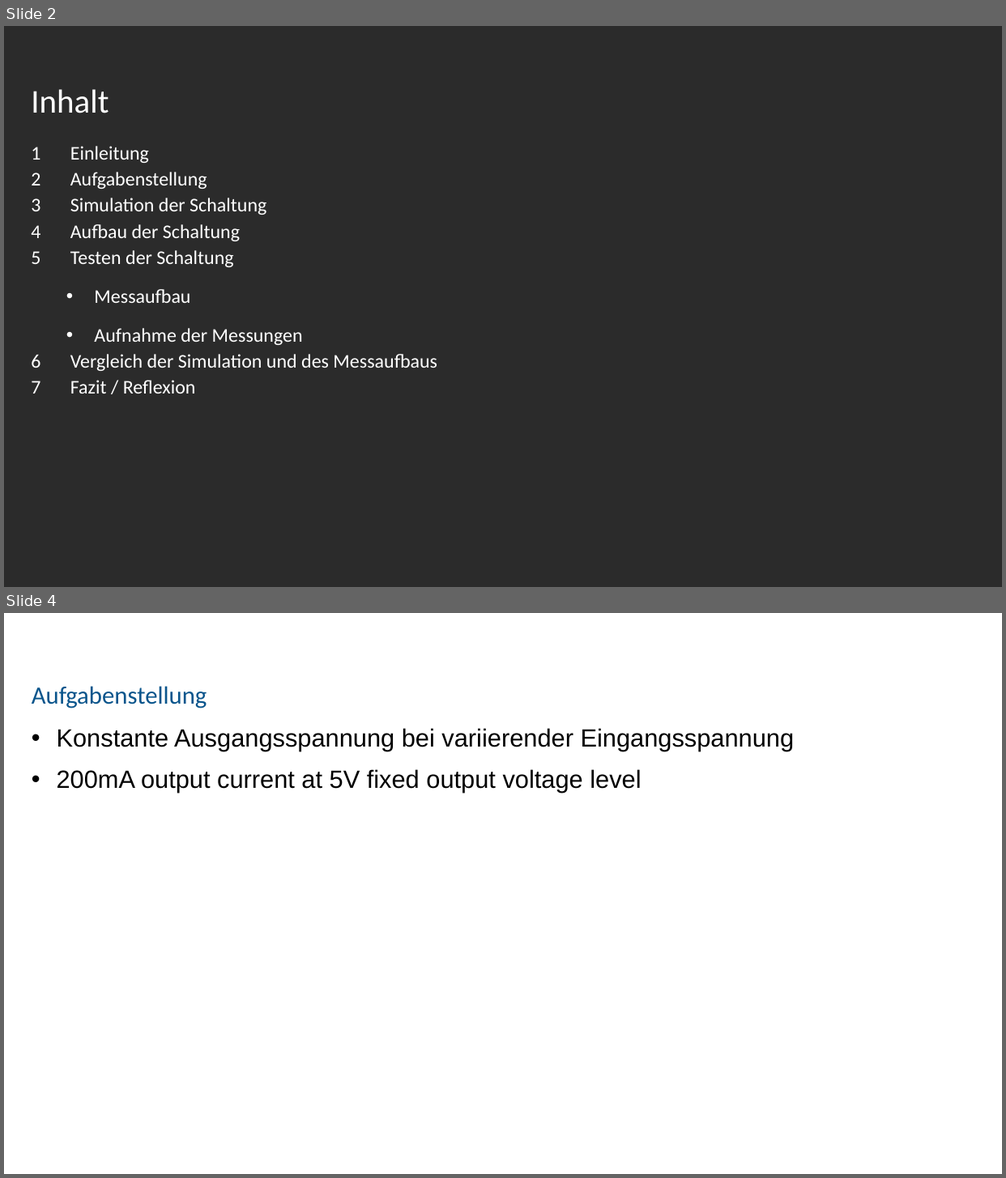
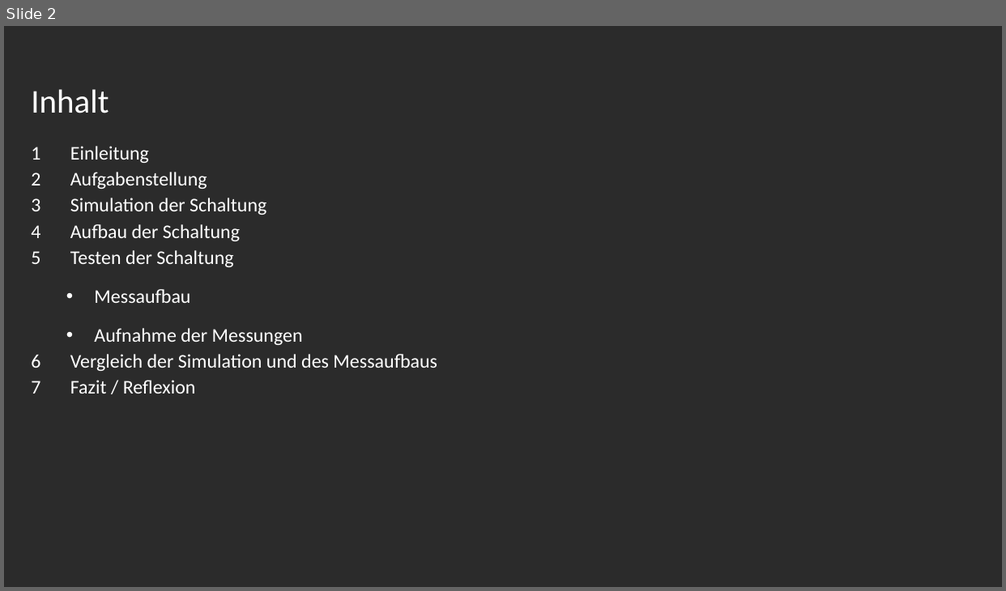
Before and after one commit to mimeiners/ASLK_PRO, a slide deck: docs/img/Experiment_11/Präsentation_ANS_LDO.pptx. Shown one above the other, each under a label of ours: slides 2 and 4 before the commit, slide 2 after it; the slides between them are not shown. The pictures are 1006x1178 and 1006x591 pixels, drawn with LibreOffice and Linux fonts; fonts in the diff are those of the drawing; background and template pictures are left out; a plain dark background stands for a picture behind light text. Boxes give left, top, right and bottom in pixels: in the first picture for what was removed or moved away, otherwise in the second. Text is boxed around its words. In the diff, an @@ line names an element or a change of style, - is before the commit and + after.

```diff
--- a/docs/img/Experiment_11/Präsentation_ANS_LDO.pptx
+++ b/docs/img/Experiment_11/Präsentation_ANS_LDO.pptx
@@ slide 4 removed at (x1=4, y1=613, x2=1002, y2=1174), background picture (left out) @@
@@ title removed at (x1=32, y1=686, x2=207, y2=709) @@
-Aufgabenstellung
@@ text removed at (x1=57, y1=728, x2=795, y2=792) @@
-• Konstante Ausgangsspannung bei variierender Eingangsspannung
-• 200mA output current at 5V fixed output voltage level
```
Also in this commit, not shown: 8 slides changed, 3 slides added, 1 other slide removed, 5 other files.
